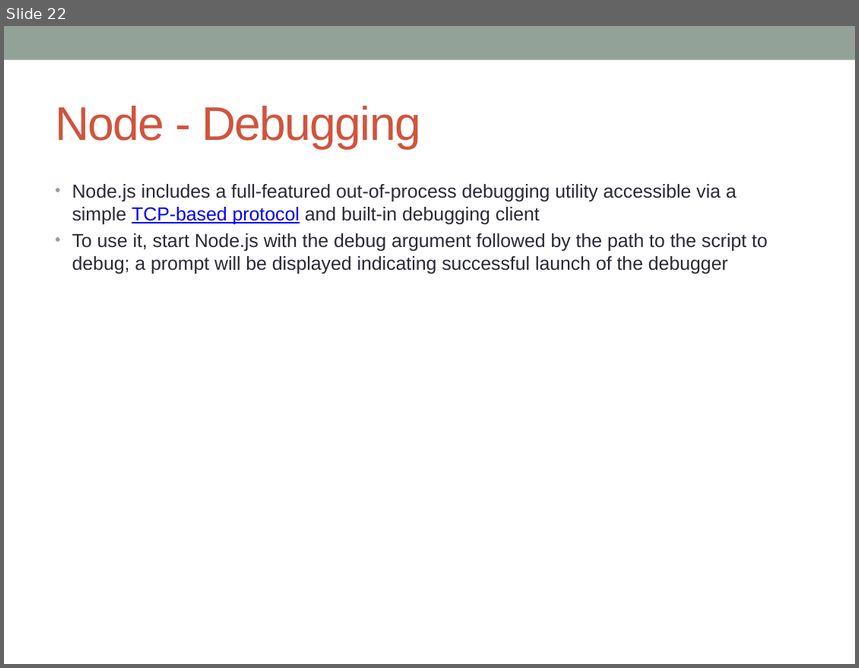
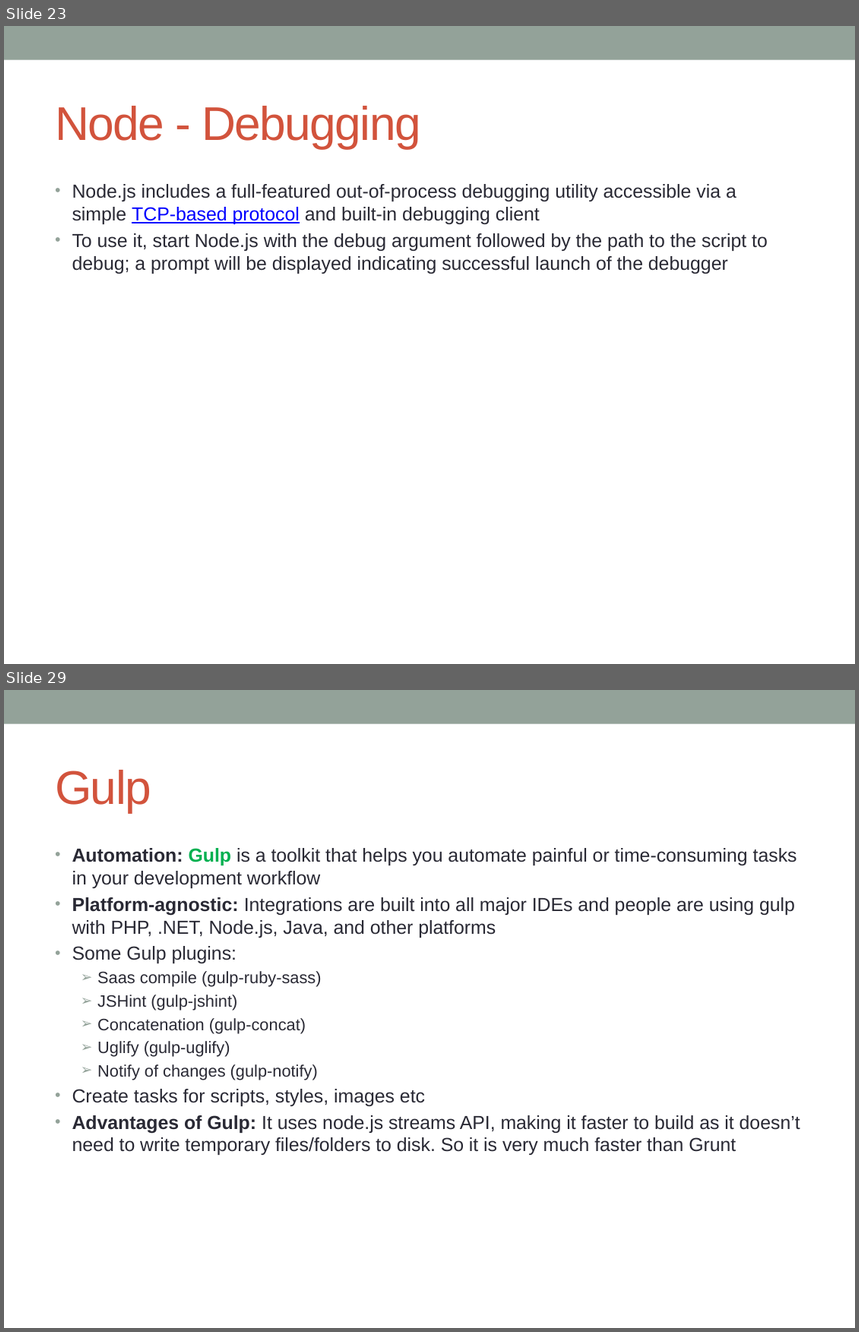
Before and after one commit to notionquest/ProjectDocumentation, a slide deck: NodeJS.pptx. Shown one above the other, each under a label of ours: slide 22 before the commit, slides 23 and 29 after it; the slides between them are not shown. The pictures are 859x668 and 859x1332 pixels, drawn with LibreOffice and Linux fonts; fonts in the diff are those of the drawing. Boxes give left, top, right and bottom in pixels: in the first picture for what was removed or moved away, otherwise in the second. Text is boxed around its words. In the diff, an @@ line names an element or a change of style, - is before the commit and + after.

Commit message:
NodeJS updated with grunt, gulp, ansibale and browserify

```diff
--- a/NodeJS.pptx
+++ b/NodeJS.pptx
@@ slide 29 added at [4, 690, 855, 1328], background #FFFFFF; not listed: 1 template element that a slide beside it also shows @@
@@ title added at [55, 770, 151, 813], 40 pt, text #D2533C @@
+Gulp
@@ text added at [72, 848, 800, 1155], 16 pt, text #292934 @@
+• Automation: Gulp is a toolkit that helps you automate painful or time-consuming tasks in your development workflow
+• Platform-agnostic: Integrations are built into all major IDEs and people are using gulp with PHP, .NET, Node.js, Java, and other platforms
+• Some Gulp plugins:
+  ➢ Saas compile (gulp-ruby-sass)
+  ➢ JSHint (gulp-jshint)
+  ➢ Concatenation (gulp-concat)
+  ➢ Uglify (gulp-uglify)
+  ➢ Notify of changes (gulp-notify)
+• Create tasks for scripts, styles, images etc
+• Advantages of Gulp: It uses node.js streams API, making it faster to build as it doesn’t need to write temporary files/folders to disk. So it is very much faster than Grunt
@@ what was slide 22 is now slide 23 @@
```
Also in this commit, not shown: 12 slides changed, 7 other slides added.
